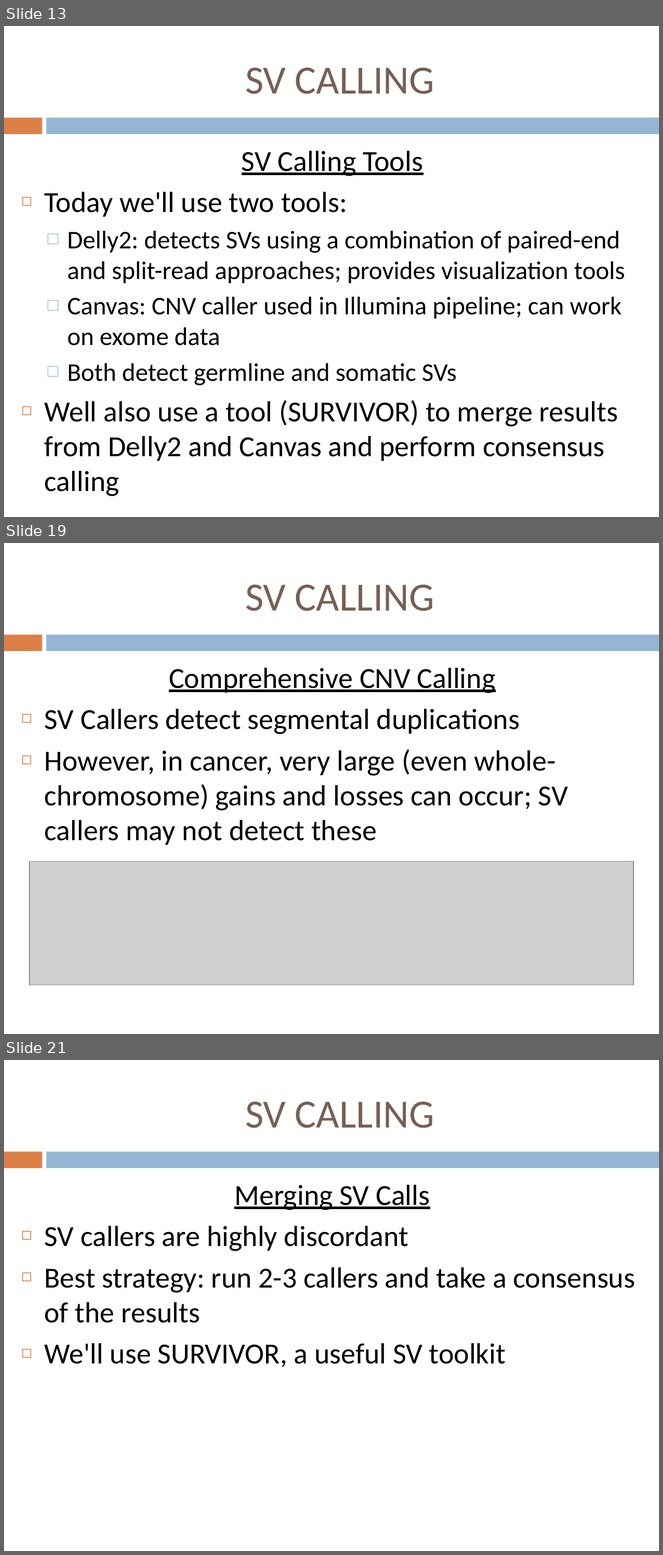
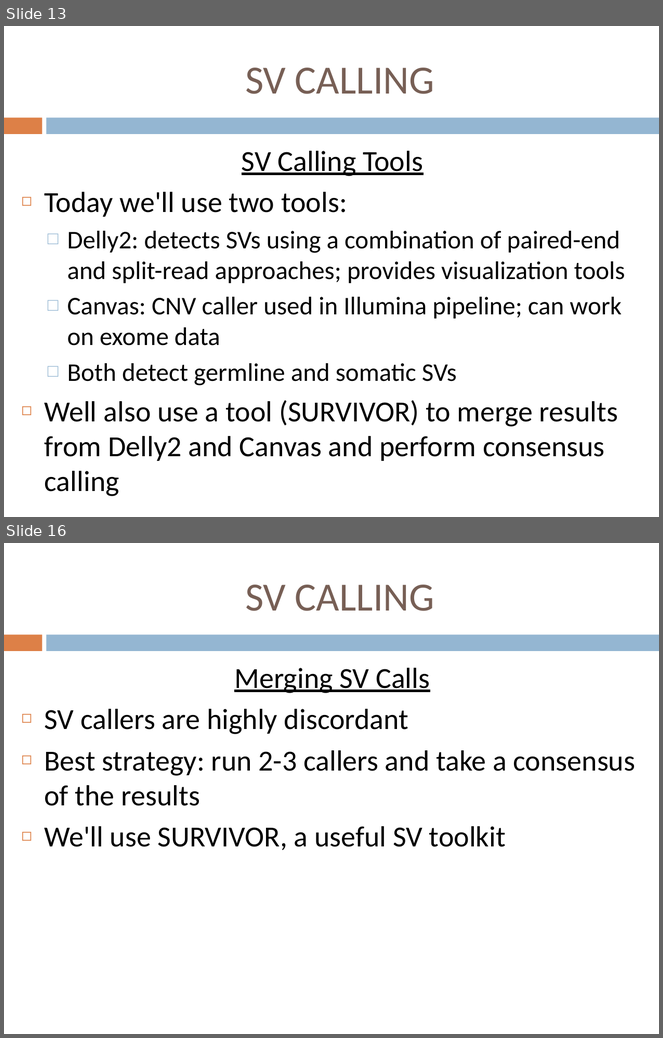
Before and after one commit to jdidion/OpenBioinformaticsWorkshops, a slide deck: development/AdvancedDNASeq/slides/Part4_SVs.pptx. Shown one above the other, each under a label of ours: slides 13, 19 and 21 before the commit, slides 13 and 16 after it; the slides between them are not shown. The pictures are 663x1555 and 663x1038 pixels, drawn with LibreOffice and Linux fonts; fonts in the diff are those of the drawing; grey boxes stand for pictures. Boxes give left, top, right and bottom in pixels: in the first picture for what was removed or moved away, otherwise in the second. Text is boxed around its words. In the diff, an @@ line names an element or a change of style, - is before the commit and + after.

```diff
--- a/development/AdvancedDNASeq/slides/Part4_SVs.pptx
+++ b/development/AdvancedDNASeq/slides/Part4_SVs.pptx
@@ slide 19 removed at bbox=[4, 543, 659, 1034], background #FFFFFF; not listed: 2 template elements that a slide beside it also shows @@
@@ title removed at bbox=[245, 585, 435, 611] @@
-SV CALLING
@@ text removed at bbox=[44, 668, 568, 845] @@
-Comprehensive CNV Calling
-◻ SV Callers detect segmental duplications
-◻ However, in cancer, very large (even whole-chromosome) gains and losses can occur; SV callers may not detect these
@@ picture removed at bbox=[29, 861, 634, 985] @@
@@ what was slide 21 is now slide 16 @@
```
Also in this commit, not shown: 6 slides changed, 4 other slides removed, 3 other files.
